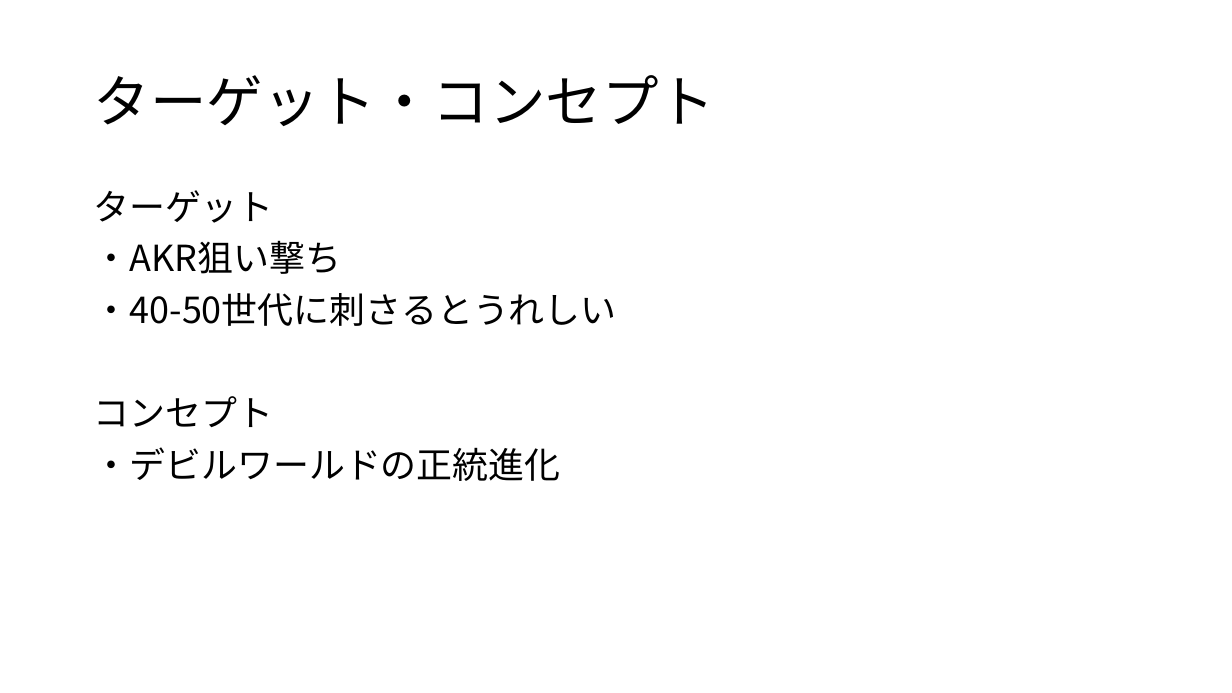
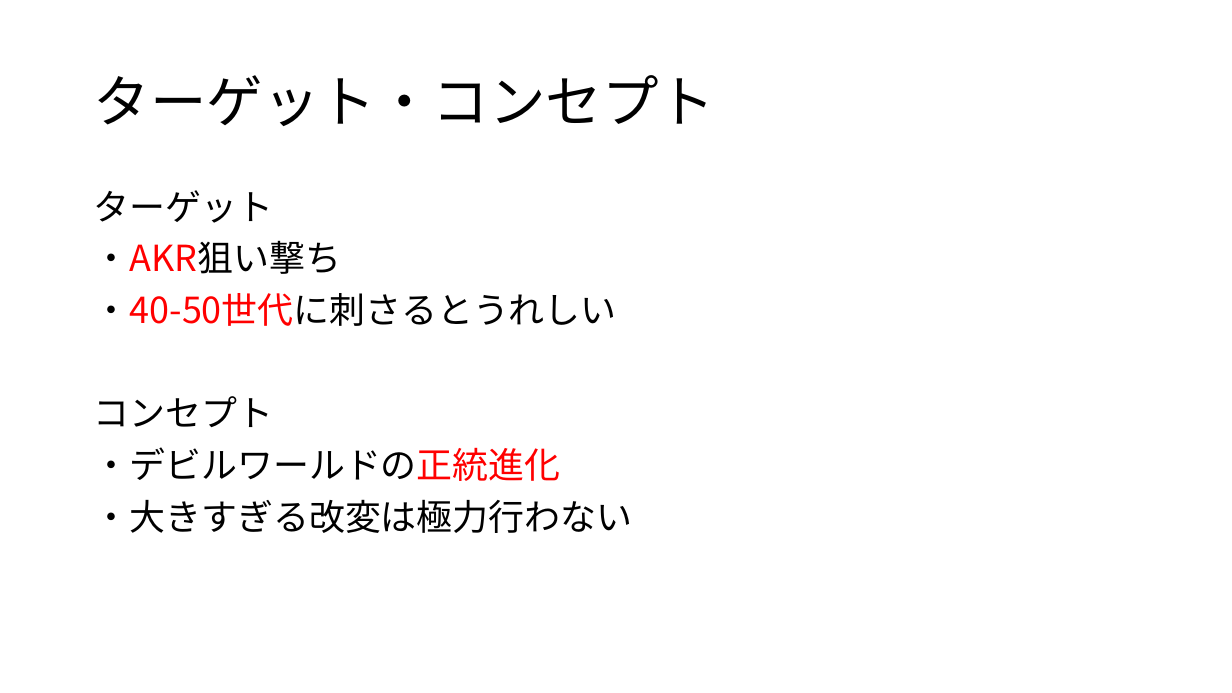
Before and after one commit to TomoyaKanazaki/Graduation, a slide deck: slide 2 of 03_pranning/00_本企画.pptx. Drawn at 1232x693 pixels with LibreOffice and Linux fonts; fonts in the diff are those of the drawing. Boxes give left, top, right and bottom in pixels: in the first picture for what was removed or moved away, otherwise in the second. Text is boxed around its words. In the diff, an @@ line names an element or a change of style, - is before the commit and + after.

```diff
--- a/03_pranning/00_本企画.pptx
+++ b/03_pranning/00_本企画.pptx
@@ text at box(94, 240, 617, 481): text colour #000000 to #FF0000 in "・AKR狙い撃ち", "・40-50世代に刺さるとうれしい", "・デビルワールドの正統進化" @@
@@ text at box(94, 499, 632, 533): paragraph added @@
+・大きすぎる改変は極力行わない
```
Also in this commit, not shown: 3 other slides changed, 19 other files.
